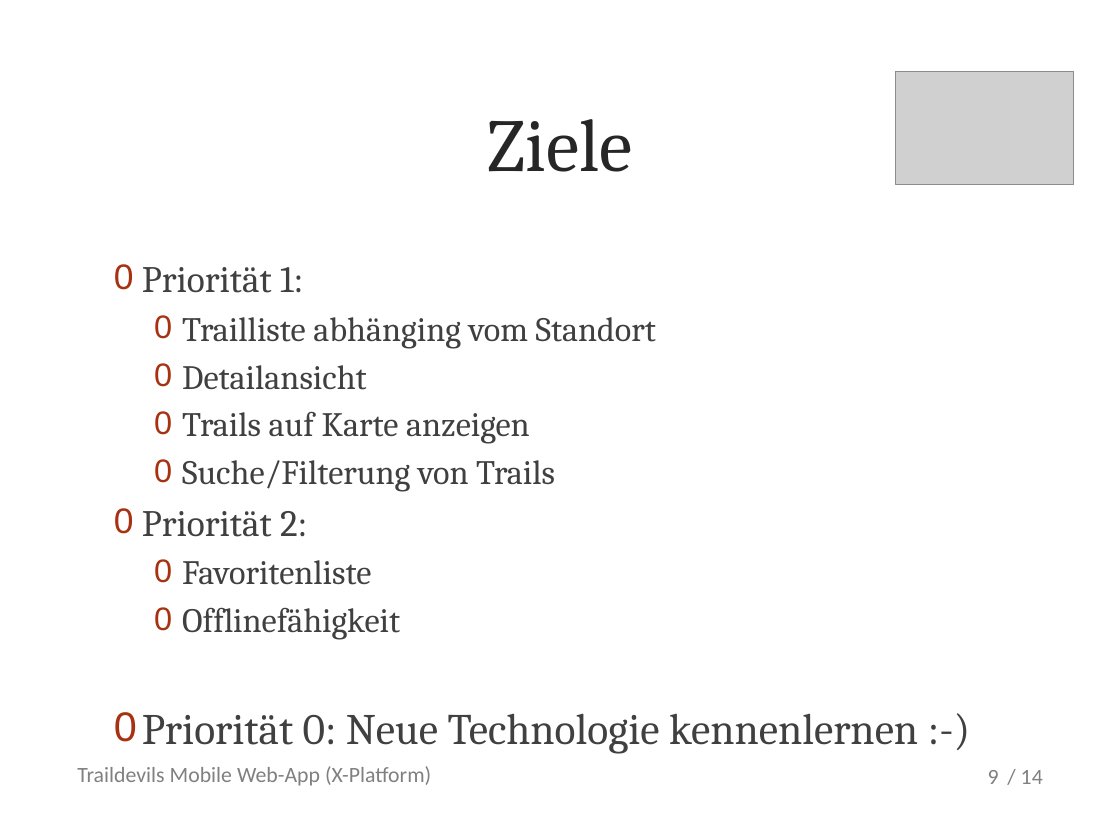
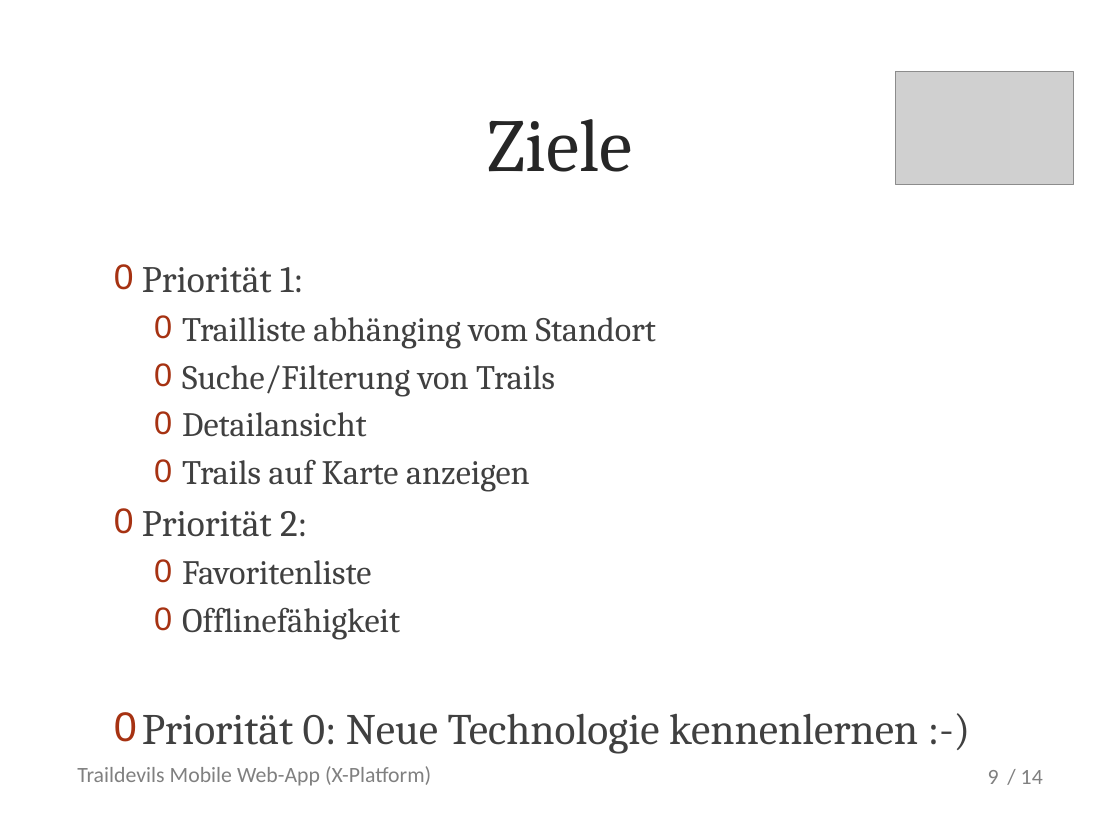
Before and after one commit to metaodi/TrailDevilsXPl-2, a slide deck: slide 9 of _DOCUMENTATION/Presentation/Praesentation-Traildevils-XPl2.pptx. Drawn at 1120x840 pixels with LibreOffice and Linux fonts; fonts in the diff are those of the drawing; grey boxes stand for pictures; background and template pictures are left out. Boxes give left, top, right and bottom in pixels: in the first picture for what was removed or moved away, otherwise in the second. Text is boxed around its words. In the diff, an @@ line names an element or a change of style, - is before the commit and + after.

Commit message:
changed search-placeholder: Suchen... -> Filtern...

```diff
--- a/_DOCUMENTATION/Presentation/Praesentation-Traildevils-XPl2.pptx
+++ b/_DOCUMENTATION/Presentation/Praesentation-Traildevils-XPl2.pptx
@@ text at (x1=182, y1=365, x2=555, y2=396): paragraph added @@
+  0 Suche/Filterung von Trails
@@ text at (x1=182, y1=460, x2=555, y2=492): paragraph removed @@
-  0 Suche/Filterung von Trails
```
Also in this commit, not shown: 6 other slides changed, 1 other file.
